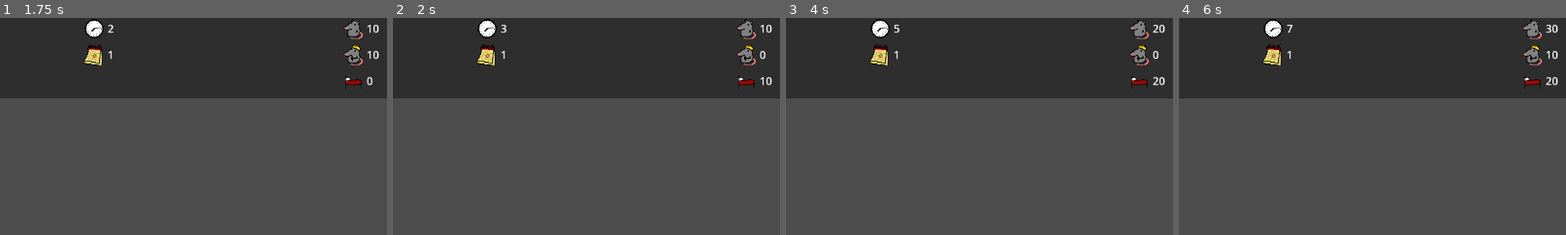
Above: before the commit, frames 1-4 (left to right).
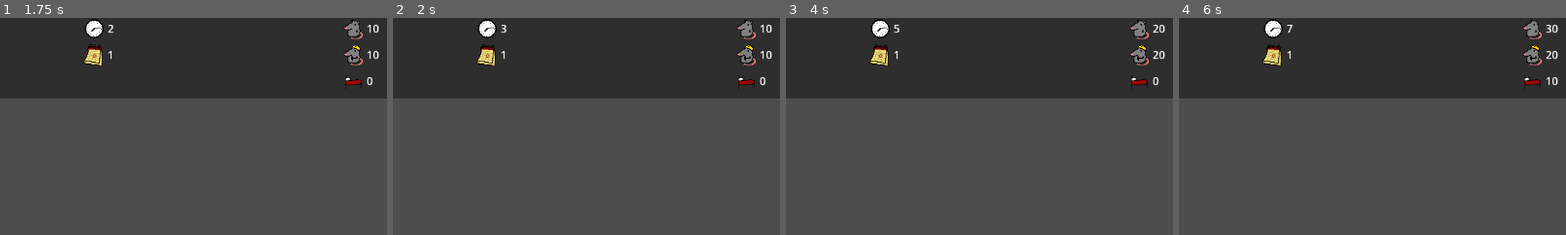
Above: after the commit, the same moments.

Repository: Roling551/td
Game: Godot game, scene res://scenes/node_2d.tscn
The game is run twice, just before and just after one commit, with the same random seed, the same clock (stepped at 60 frames per second) and the same inputs.
Inputs:
- Up to frame 1 (1.75 s): click "Increase population" at 0.5 s; click "Decrease population" at 1.25 s
- Up to frame 2 (2 s): no input
- Up to frame 3 (4 s): click "Add building" at 2 s; click "Increase population" at 2.75 s; click "Decrease population" at 3.5 s
- Up to frame 4 (6 s): click "Add building" at 4.25 s; click "Increase population" at 5 s; click "Decrease population" at 5.75 s
The pictures show only the part of the screen within x 23-73%, y 0-50%; the shares and areas given below are measured in that part.

Frame 1 is identical in both runs. In frame 2, 0.2% of the frame differs, in the area x 94-98%, y 15-32%; in frame 3, 0.2%; in frame 4, less than 0.1%.

Commit message:
Add basic hunger

Diff:
--- a/scripts/Citizen.gd
+++ b/scripts/Citizen.gd
@@ -1,7 +1,21 @@
 extends Node
 class_name Citizen
 
-var rest = 1.0
+var restness = 1.0
+var satiety = 1.0
 
-func change_rest(change):
-	rest = clamp(rest+change, 0.0, 1.0)
+func want_to_work():
+	return restness > 0.5 && satiety > 0.5
+
+func work(intensity):
+	restness = clamp(restness-intensity*0.1/GlobalConst.frame_per_hour, 0.0, 1.0)
+	satiety = clamp(satiety-intensity*0.02/GlobalConst.frame_per_hour, 0.0, 1.0)
+
+func rest(quality):
+	restness = clamp(restness+quality*0.1/GlobalConst.frame_per_hour, 0.0, 1.0)
+
+func feed(amount):
+	satiety = clamp(satiety+amount, 0.0, 1.0)
+
+func action():
+	satiety = clamp(satiety-0.04/GlobalConst.frame_per_hour, 0.0, 1.0)
--- a/scripts/City.gd
+++ b/scripts/City.gd
@@ -17,4 +17,4 @@
 
 func action():
 	for citizen in assigned_population:
-		citizen.change_rest(0.1)
+		citizen.rest(1.0)
--- a/scripts/MainScript.gd
+++ b/scripts/MainScript.gd
@@ -26,6 +26,7 @@
 		population_container.assign_population(buildings_list.buildings, city)
 	buildings_list.building_actions()
 	city.action()
+	population_container.citizens_action()
 	resources_container.update()
 	population_container.update()
 	main_ui.update_ui()
--- a/scripts/PopulationContainer.gd
+++ b/scripts/PopulationContainer.gd
@@ -32,7 +32,7 @@
 
 func update():
 	population_item.set_text(str(population.size()))
-	working_item.set_text(str(working_population.size() - unemployed_population.size()))
+	working_item.set_text(str(working_population.size()))
 	rest_item.set_text(str(resting_population.size()))
 	unemployed_item.set_text(str(unemployed_population.size()))
 
@@ -41,12 +41,22 @@
 		for i in population_change:
 			population.append(Citizen.new())
 
+func working_pay(civilian):
+	civilian.feed(0.1)
+
+func unemployed_pay(civilian):
+	civilian.feed(0.02)
+
+func citizens_action():
+	for citizen in population:
+		citizen.action()
+
 func assign_population(buildings, city):
 	working_population = []
 	resting_population = []
 	unemployed_population = []
 	for citizen in population:
-		if citizen.rest > 0.5:
+		if citizen.want_to_work():
 			working_population.append(citizen)
 		else:
 			resting_population.append(citizen)
@@ -59,6 +69,7 @@
 			needed_workers_num += building.building_components["population"].max_population
 	if working_population.size() >= needed_workers_num:
 		unemployed_population = working_population.slice(needed_workers_num)
+		working_population = working_population.slice(0, needed_workers_num)
 		var assigned_population_num = 0
 		for building in buildings:
 			if building.building_components.has("population"):
@@ -82,3 +93,7 @@
 				assigned_population_num += 1
 	city.assign_population(resting_population)
 	city.assign_population(unemployed_population)
+	for citizen in working_population:
+		working_pay(citizen)
+	for citizen in unemployed_population:
+		unemployed_pay(citizen)
--- a/scripts/PopultionComponent.gd
+++ b/scripts/PopultionComponent.gd
@@ -16,7 +16,7 @@
 
 func action():
 	for citizen in assigned_population:
-		citizen.change_rest(-0.1)
+		citizen.work(1.0)
 
 func activate_ui(container_):
 	container = container_
